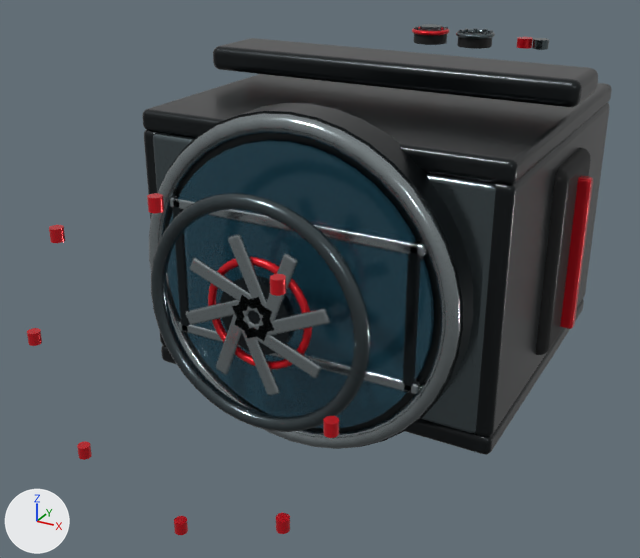
Before and after pictures for a commit that changed the glTF model public/models/ufirst-camera-mobile.glb.
One viewpoint serves both versions: a 50 mm camera at (5.59, -6.72, 4.94) aimed at (-0.66, 4.64, -0.74). The axes (+X, +Y, +Z) are drawn at lower left. The lights are the same throughout. The picture after the commit comes second. Where no turn or scale is listed for an object, it has been applied to the vertices. Vertices at exactly the same position are counted once.

In view in the first picture: 'Aperture', 'BottomPlate', 'FrontChassisPlate', 'FrontLens', 'Grip', 'GripAccent', 'LensHousing', 'LensHousingFrontEdge', 'RightBodyRail', 'Shutter', 'TopCarryHandle', 'TopPlate' and 29 more.
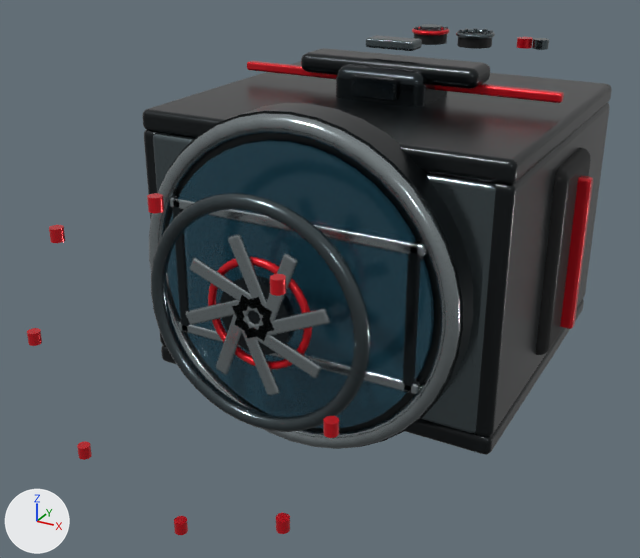
Where the change shows, as pixel boxes [x1, y1, x2, y2] in the pictures (640 x 558 px):
'TopCarryHandle', reshaped, moved (51% narrower, 40% shorter)
    before: [213, 38, 598, 107]
    after: [301, 48, 490, 89]
'ViewfinderPrism', added
    after: [336, 64, 447, 107]
'ViewfinderWindow', added
    after: [351, 73, 398, 101]
'HotShoe', added
    after: [366, 35, 422, 51]
'UFirstAccentRail', unchanged, uncovered by the edit
    after: [247, 61, 564, 103]

Edits to the bpy script that builds the scene:
```text
Change me_mesh_40:
    used by ob_topcarryhandle; location = (0.0, 5.72, 2.46)
    remove me_mesh_40.from_pydata(...)  # 152 vertices, 300 faces; spans x -2.95..2.95, y -0.59..0.59, z -0.19..0.19
    add me_mesh_40.from_pydata(...)  # 152 vertices, 300 faces; spans x -1.45..1.45, y -0.36..0.36, z -0.15..0.15
    me_mesh_40 part 1: 152 of 152 vertices moved; they spanned x -2.95..2.95, y -0.59..0.59, z -0.19..0.19 and now span x -1.45..1.45, y -0.36..0.36, z -0.15..0.15; mean shift (0.0, 0.0, 0.0)
Add me_mesh_43_1:
    me_mesh_43_1.from_pydata(...)  # 152 vertices, 300 faces; spans x -0.39..0.39, y -0.18..0.18, z -0.07..0.07
    me_mesh_43_1.materials.append(mat_material_4)  # dark grey #5c686c
Add me_mesh_42_1:
    me_mesh_42_1.from_pydata(...)  # 152 vertices, 300 faces; spans x -0.36..0.36, y -0.06..0.06, z -0.17..0.17
    me_mesh_42_1.materials.append(mat_material_5)  # black #111b20
Add me_mesh_41_1:
    me_mesh_41_1.from_pydata(...)  # 152 vertices, 300 faces; spans x -0.725..0.725, y -0.59..0.59, z -0.38..0.38
    me_mesh_41_1.materials.append(mat_material_6)  # dark grey #242c30
Change ob_topcarryhandle:
    ob_topcarryhandle.location: (0.0, 5.72, 2.46) -> (0.0, 5.72, 2.48)
Add ob_hotshoe:
    ob_hotshoe = bpy.data.objects.new('HotShoe', me_mesh_43_1)
    ob_hotshoe.location = (0.0, 5.72, 2.84)
Add ob_viewfinderwindow:
    ob_viewfinderwindow = bpy.data.objects.new('ViewfinderWindow', me_mesh_42_1)
    ob_viewfinderwindow.location = (0.0, 5.08, 2.3)
Add ob_viewfinderprism:
    ob_viewfinderprism = bpy.data.objects.new('ViewfinderPrism', me_mesh_41_1)
    ob_viewfinderprism.location = (0.0, 5.72, 2.16)
```
